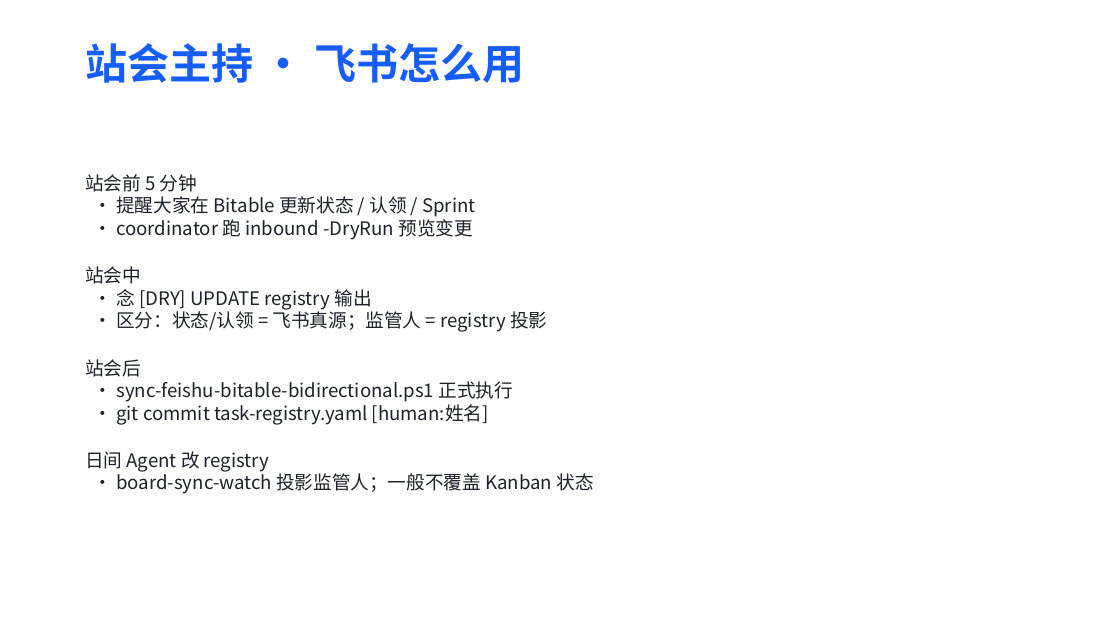
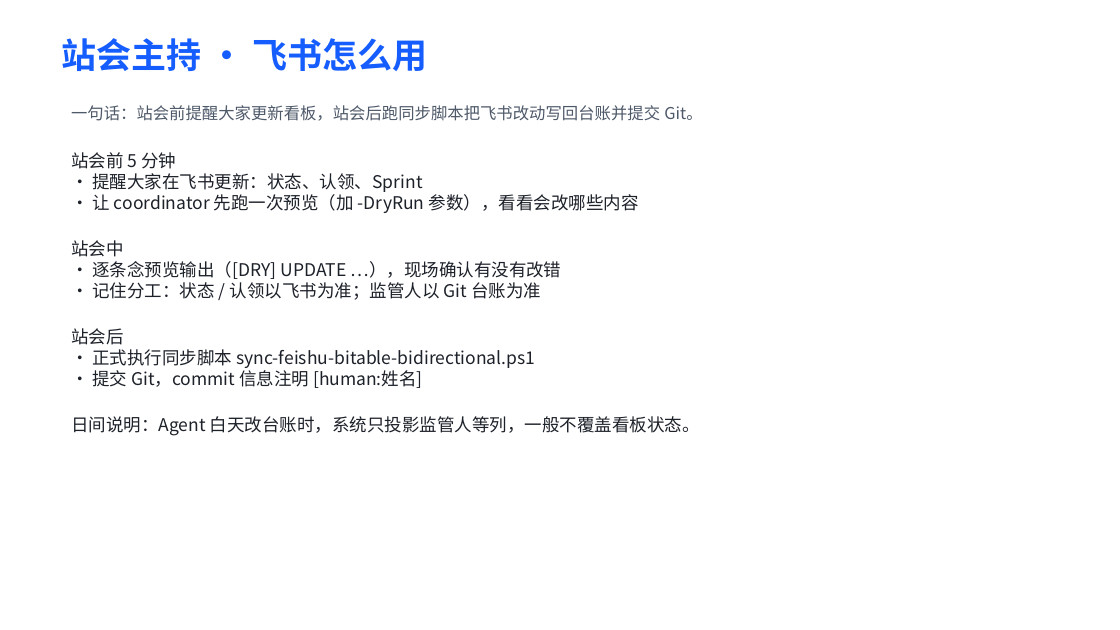
Before and after one commit to Marisolebxf/-, a slide deck: slide 9 of agent-delivery/培训/2026-07-21_dispatch-feishu-training.pptx (slide 8 before the commit). Drawn at 1120x630 pixels with LibreOffice and Linux fonts; fonts in the diff are those of the drawing. Boxes give left, top, right and bottom in pixels: in the first picture for what was removed or moved away, otherwise in the second. Text is boxed around its words. In the diff, an @@ line names an element or a change of style, - is before the commit and + after.

```diff
--- a/agent-delivery/培训/2026-07-21_dispatch-feishu-training.pptx
+++ b/agent-delivery/培训/2026-07-21_dispatch-feishu-training.pptx
@@ title "站会主持 · 飞书怎么用": place and size @@
-title "站会主持 · 飞书怎么用" at <box>85,43,524,83</box>
+title "站会主持 · 飞书怎么用" at <box>61,38,427,71</box>
@@ title "站会主持 · 飞书怎么用" at <box>61,38,427,71</box>: size 36 to 30 pt @@
@@ text added at <box>71,105,702,121</box>, 14 pt, text #4E5969 @@
+一句话：站会前提醒大家更新看板，站会后跑同步脚本把飞书改动写回台账并提交 Git。
@@ text "站会前 5 分钟": place and size @@
-text "站会前 5 分钟" at <box>85,174,593,494</box>
+text "站会前 5 分钟" at <box>71,152,700,436</box>
@@ text at <box>71,152,176,345</box>: size 16 to 15 pt in "站会前 5 分钟", "站会中", "站会后" @@
@@ text at <box>92,173,639,213</box>: text changed; size 16 to 15 pt @@
-· 提醒大家在 Bitable 更新状态 / 认领 / Sprint
-· coordinator 跑 inbound -DryRun 预览变更
+· 提醒大家在飞书更新：状态、认领、Sprint
+· 让 coordinator 先跑一次预览（加 -DryRun 参数），看看会改哪些内容
@@ text at <box>92,261,561,300</box>: text changed; size 16 to 15 pt @@
-· 念 [DRY] UPDATE registry 输出
-· 区分：状态/认领 = 飞书真源；监管人 = registry 投影
+· 逐条念预览输出（[DRY] UPDATE …），现场确认有没有改错
+· 记住分工：状态 / 认领以飞书为准；监管人以 Git 台账为准
@@ text at <box>71,349,700,436</box>: text changed; size 16 to 15 pt @@
-· sync-feishu-bitable-bidirectional.ps1 正式执行
-· git commit task-registry.yaml [human:姓名]
-日间 Agent 改 registry
-· board-sync-watch 投影监管人；一般不覆盖 Kanban 状态
+· 正式执行同步脚本 sync-feishu-bitable-bidirectional.ps1
+· 提交 Git，commit 信息注明 [human:姓名]
+日间说明：Agent 白天改台账时，系统只投影监管人等列，一般不覆盖看板状态。
```
Also in this commit, not shown: 12 other slides changed, 8 slides added, 6 slides removed, 2 other files.
